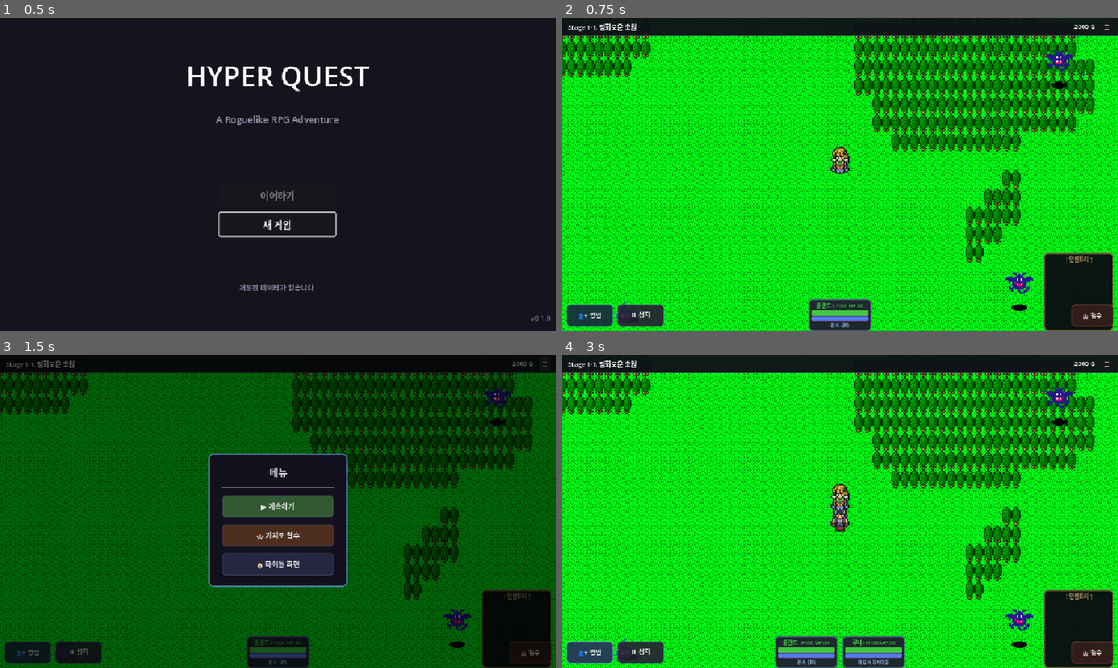
Above: before the commit, frames 1-4 (two rows, left to right).
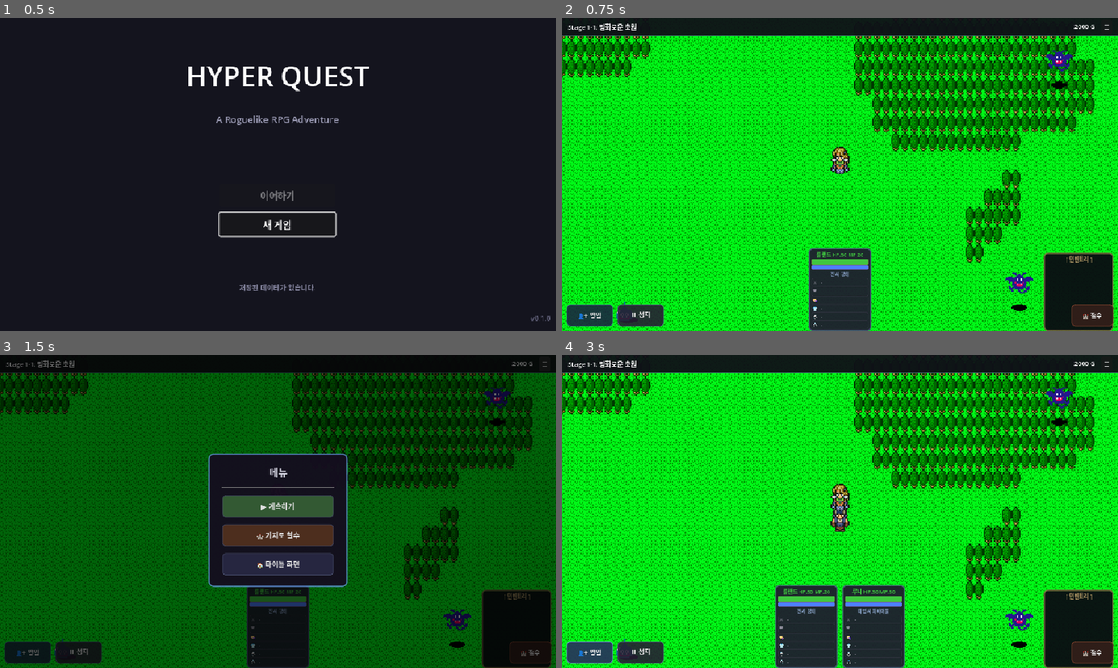
Above: after the commit, the same moments.

Repository: limmmmmmn/Appears-Appears
Game: Godot game, scene res://scenes/main/Main.tscn
Two runs of this game, one before a commit and one after it. Both use one fixed random seed, a clock stepped at 60 frames per second and the inputs below.
Inputs:
- Up to frame 1 (0.5 s): no input
- Up to frame 2 (0.75 s): click "새 게임" at 0.5 s
- Up to frame 3 (1.5 s): click "☰" at 1.25 s
- Up to frame 4 (3 s): click "🏰 철수" at 2 s; click "👤+ 영입" at 2.75 s

Frame 1 is identical in both runs. In frame 2, 2.4% of the frame differs, in the area x 44-56%, y 73-100%; in frame 3, 2.3%; in frame 4, 4.8%, in the area x 38-62%, y 73-100%.

Commit message:
히어로 카드 장비 슬롯 항상 확장 상태로 표시
- HeroCard: equip_section.visible = true (기본 확장)
- InventoryCard: 호버 시 장비칸 펼치기/접기 제거

https://claude.ai/code/session_01LzmX6vSTcWcWe1rR4SRP8n

Diff:
--- a/scripts/ui/field/HeroCard.gd
+++ b/scripts/ui/field/HeroCard.gd
@@ -65,7 +65,7 @@
 	_style_bar(mp_bar, MP_COLOR)
 	_style_bar(mp_bar_ghost, MP_GHOST_COLOR, true)
 	_build_equip_slots()
-	equip_section.visible = false
+	equip_section.visible = true
 	call_deferred("_update_min_size")
 
 
--- a/scripts/ui/field/InventoryCard.gd
+++ b/scripts/ui/field/InventoryCard.gd
@@ -37,27 +37,13 @@
 	call_deferred("refresh")
 
 
-#region 패널 호버 → 히어로 장비칸 펼치기/접기
+#region 패널 호버
 func _on_panel_mouse_entered() -> void:
-	_set_hero_equips_expanded(true)
+	pass
 
 
 func _on_panel_mouse_exited() -> void:
-	_set_hero_equips_expanded(false)
-
-
-func _set_hero_equips_expanded(expanded: bool) -> void:
-	var container = hero_cards_container
-	if not container:
-		container = get_parent()
-	if not container:
-		return
-	for child in container.get_children():
-		if child is HeroCard:
-			if expanded:
-				child.expand_equips()
-			else:
-				child.collapse_equips()
+	pass
 #endregion
 
 
